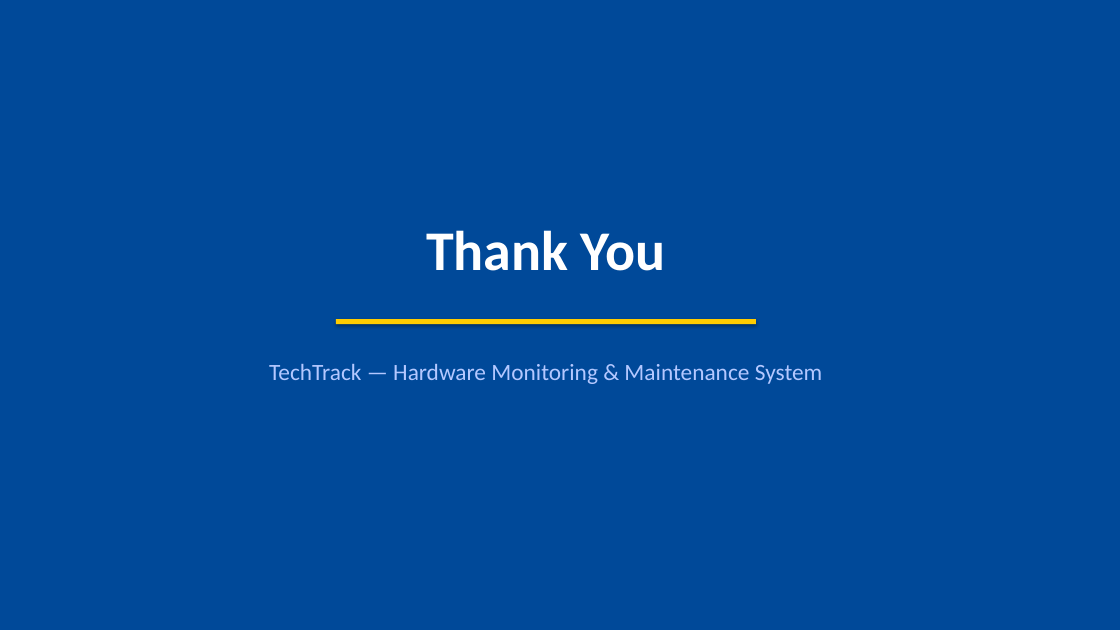
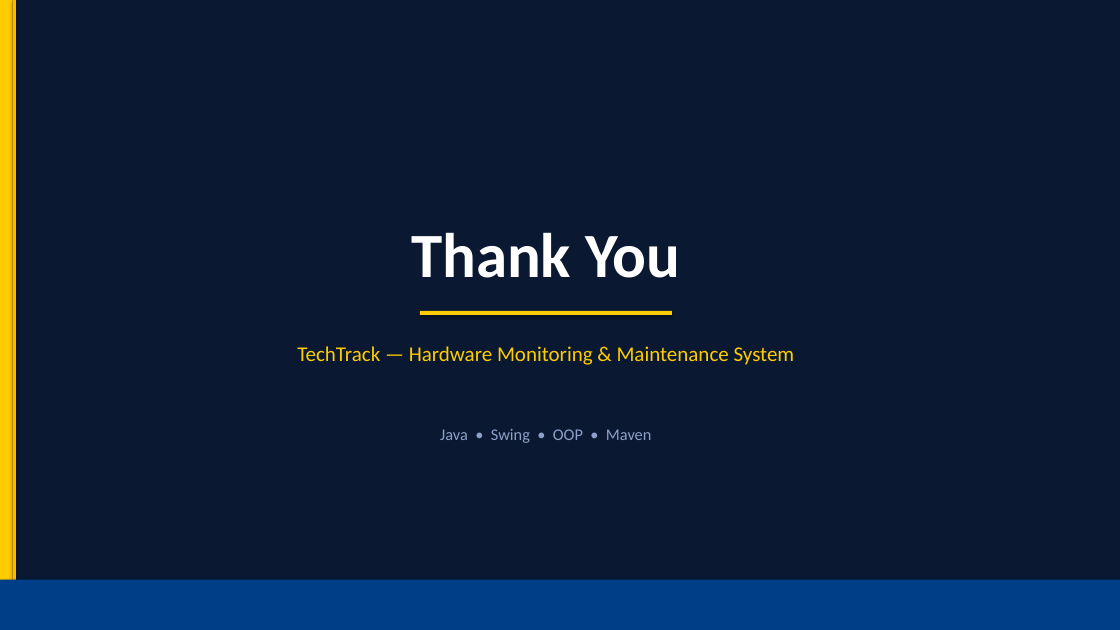
Before and after one commit to isanthetroller/TechTrack, a slide deck: slide 11 of TechTrack_Presentation.pptx (slide 10 before the commit). Drawn at 1120x630 pixels with LibreOffice and Linux fonts; fonts in the diff are those of the drawing. Boxes give left, top, right and bottom in pixels: in the first picture for what was removed or moved away, otherwise in the second. Text is boxed around its words. In the diff, an @@ line names an element or a change of style, - is before the commit and + after.

Commit message:
Redesign PPT with ERD, flowchart, and improved layout

```diff
--- a/TechTrack_Presentation.pptx
+++ b/TechTrack_Presentation.pptx
@@ background #004999 to #0A1931 @@
@@ rectangle added at box(0, 0, 13, 630), fill #FFCC00 @@
@@ rectangle added at box(13, 0, 16, 630), fill #FFB700 @@
@@ text "Thank You": place and size @@
-text "Thank You" at box(426, 230, 666, 271)
+text "Thank You" at box(411, 232, 680, 278)
@@ text "Thank You" at box(411, 232, 680, 278): size 48 to 54 pt; vertical alignment top to bottom @@
@@ rectangle: place and size @@
-rectangle at box(336, 319, 756, 324)
+rectangle at box(420, 311, 672, 315)
@@ text "TechTrack — Hardware Monitoring & ...": place and size @@
-text "TechTrack — Hardware Monitoring & ..." at box(269, 364, 823, 384)
+text "TechTrack — Hardware Monitoring & ..." at box(297, 346, 795, 365)
@@ text "TechTrack — Hardware Monitoring & ..." at box(297, 346, 795, 365): size 20 to 18 pt, text colour #B4C8FF to #FFCC00 @@
@@ text added at box(440, 429, 652, 443), 14 pt, text #8CA0C8 @@
+Java • Swing • OOP • Maven
@@ rectangle added at box(0, 580, 1120, 630), fill #003F87 @@
```
Also in this commit, not shown: 6 other slides changed, 4 slides added, 3 slides removed, 1 other file.
